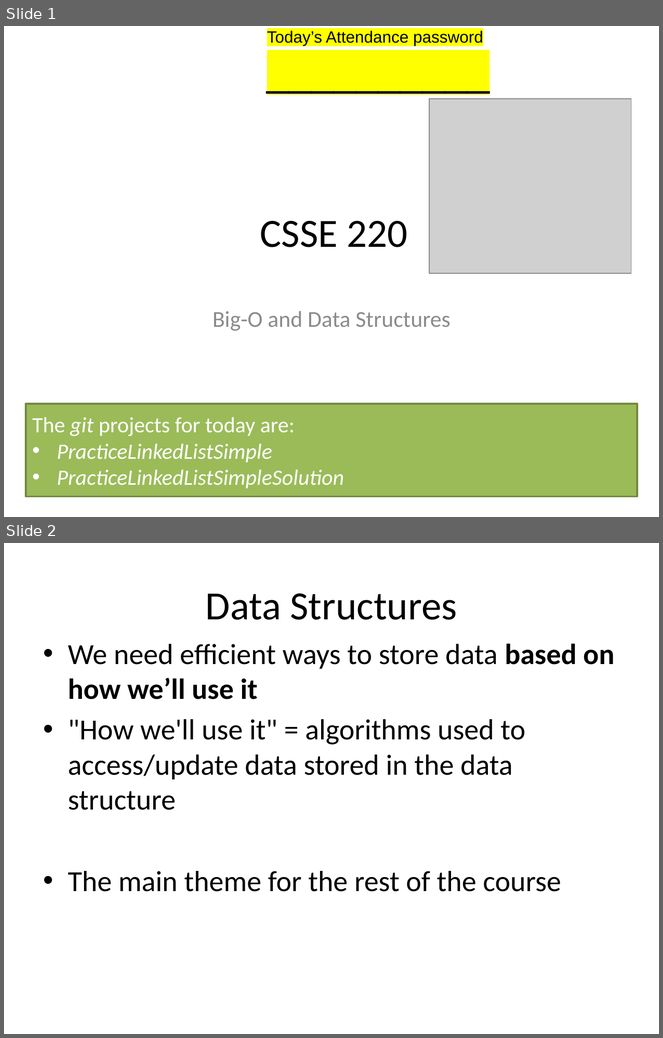
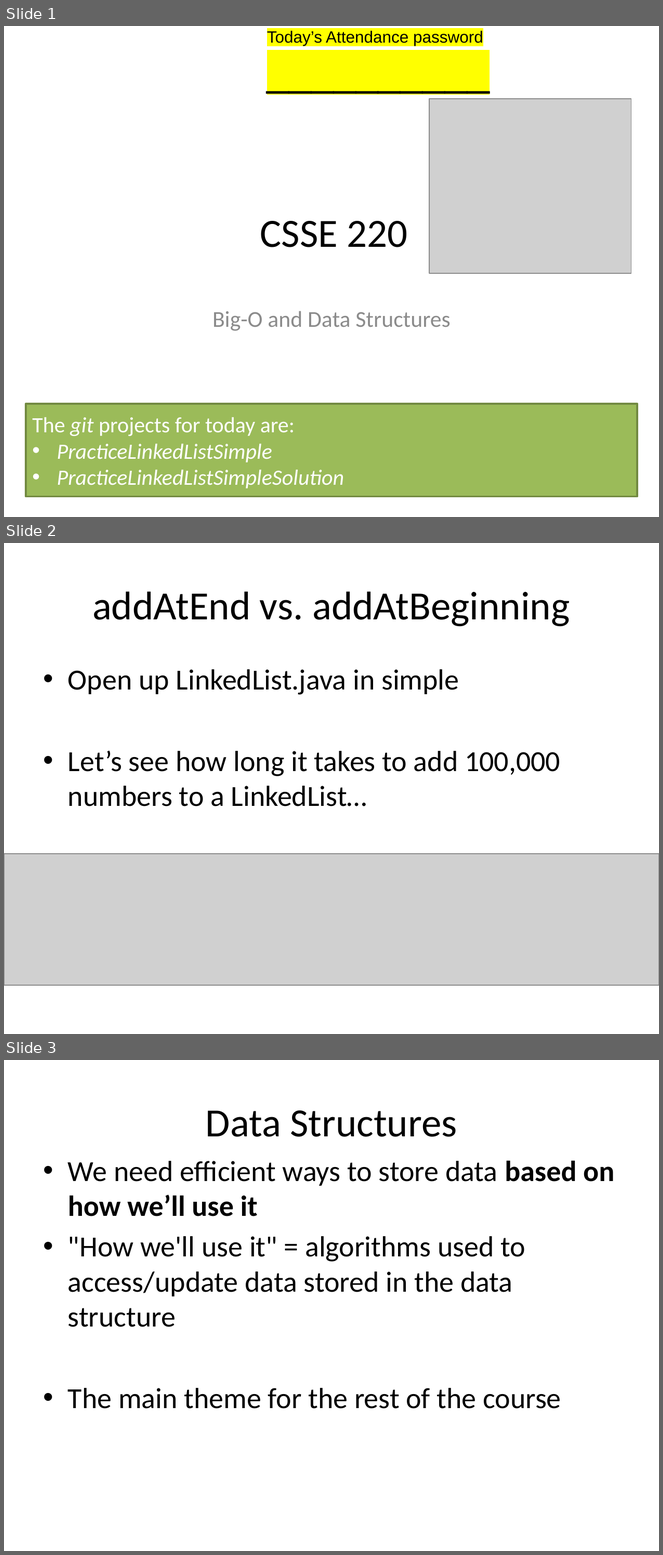
Before and after one commit to RHIT-CSSE/csse220, a slide deck: ClassMaterials/LinkedLists/Slides/Part2-BigO.pptx. Shown one above the other, each under a label of ours: slides 1 and 2 before the commit, slides 1, 2 and 3 after it. The pictures are 663x1038 and 663x1555 pixels, drawn with LibreOffice and Linux fonts; fonts in the diff are those of the drawing; grey boxes stand for pictures. Boxes give left, top, right and bottom in pixels: in the first picture for what was removed or moved away, otherwise in the second. Text is boxed around its words. In the diff, an @@ line names an element or a change of style, - is before the commit and + after.

```diff
--- a/ClassMaterials/LinkedLists/Slides/Part2-BigO.pptx
+++ b/ClassMaterials/LinkedLists/Slides/Part2-BigO.pptx
@@ slide 2 added at [4, 543, 659, 1034], background #FFFFFF @@
@@ title added at [92, 591, 570, 627], 44 pt, text #000000 @@
+addAtEnd vs. addAtBeginning
@@ text added at [68, 669, 560, 807], 32 pt, text #000000 @@
+• Open up LinkedList.java in simple
+• Let’s see how long it takes to add 100,000 numbers to a LinkedList…
@@ picture added at [4, 854, 659, 986] @@
@@ what was slide 2 is now slide 3 @@
```
Also in this commit, not shown: 1 slide changed, 1 other slide added.
